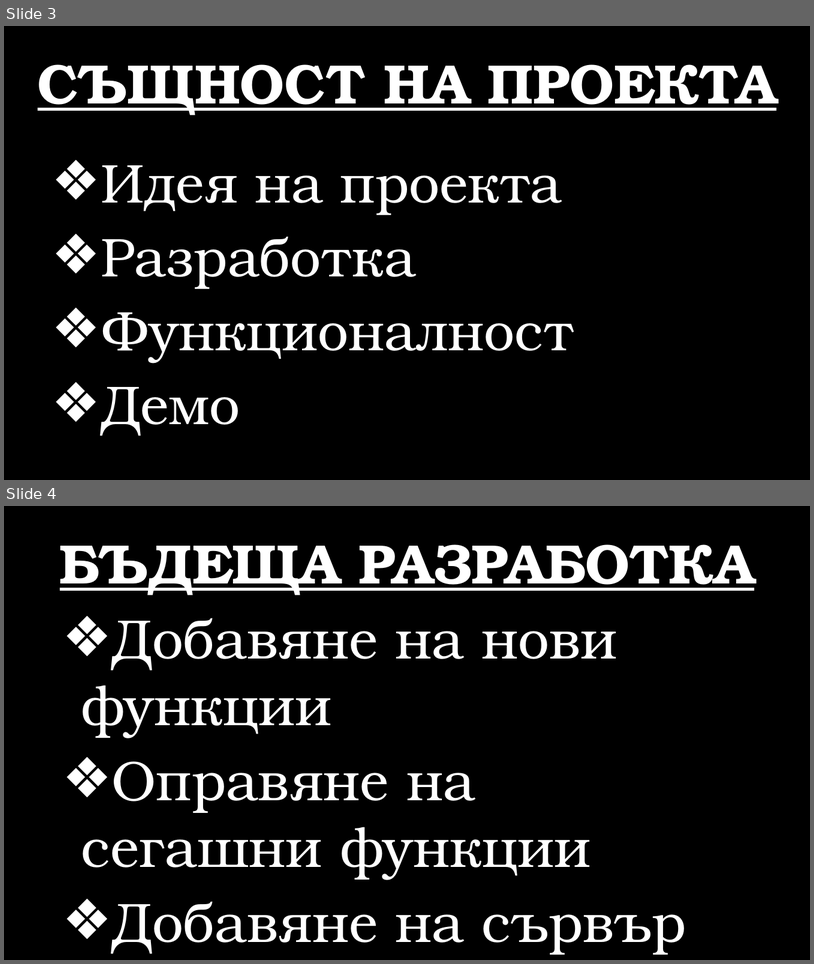
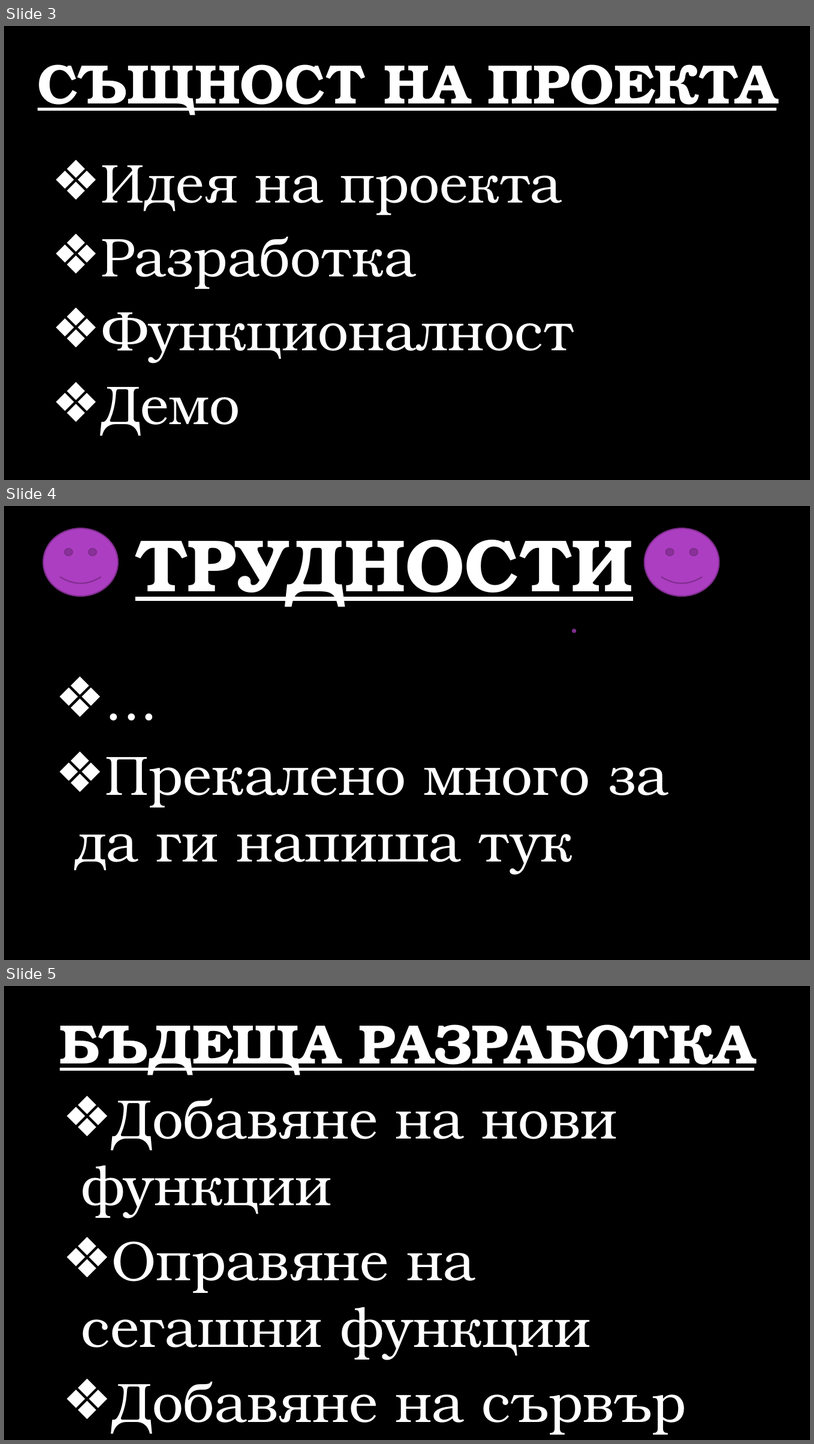
Before and after one commit to PatrikMihailov/HackTues365, a slide deck: ХакПрезентация.pptx. Shown one above the other, each under a label of ours: slides 3 and 4 before the commit, slides 3, 4 and 5 after it. The pictures are 814x964 and 814x1444 pixels, drawn with LibreOffice and Linux fonts; fonts in the diff are those of the drawing; background and template pictures are left out. Boxes give left, top, right and bottom in pixels: in the first picture for what was removed or moved away, otherwise in the second. Text is boxed around its words. In the diff, an @@ line names an element or a change of style, - is before the commit and + after.

```diff
--- a/ХакПрезентация.pptx
+++ b/ХакПрезентация.pptx
@@ slide 4 added at box(4, 506, 810, 960), background picture (left out) @@
@@ smiley face added at box(44, 528, 119, 596), fill #AC3EC1, outline #7F2E8F 1.5 pt @@
@@ title added at box(135, 540, 633, 607), 88 pt, text #FFFFFF, bold, underline @@
+ТРУДНОСТИ
@@ smiley face added at box(645, 528, 720, 596), fill #AC3EC1, outline #7F2E8F 1.5 pt @@
@@ smiley face added at box(573, 630, 576, 633), fill #AC3EC1, outline #7F2E8F 1.5 pt @@
@@ text added at box(74, 757, 669, 874), 66 pt, text #FFFFFF @@
+❖ ...
+❖ Прекалено много за да ги напиша тук
@@ what was slide 4 is now slide 5 @@
```
Also in this commit, not shown: 1 slide changed.
